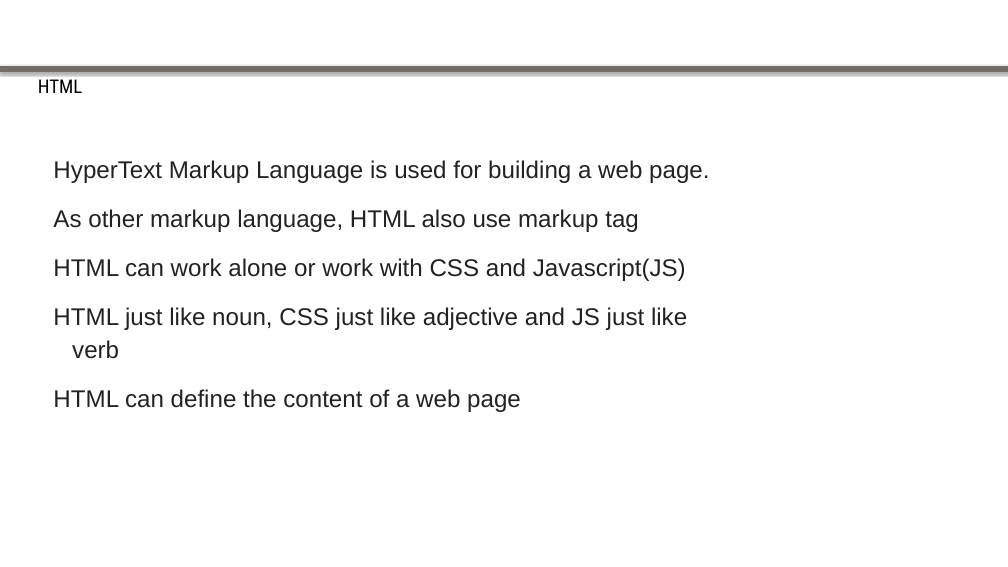
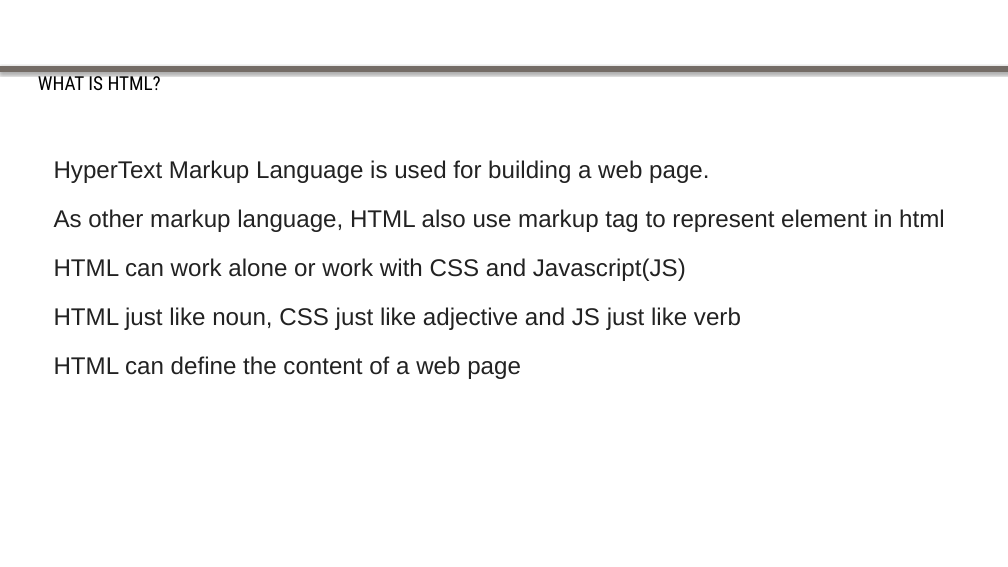
Before and after one commit to goldironhack/2017-Purdue-IronHack-Tutorials, a slide deck: slide 3 of session1/HTML CSS & Github Tutorial.pptx. Drawn at 1008x567 pixels with LibreOffice and Linux fonts; fonts in the diff are those of the drawing; background and template pictures are left out. Boxes give left, top, right and bottom in pixels: in the first picture for what was removed or moved away, otherwise in the second. Text is boxed around its words. In the diff, an @@ line names an element or a change of style, - is before the commit and + after.

Commit message:
add more content to first slide

```diff
--- a/session1/HTML CSS & Github Tutorial.pptx
+++ b/session1/HTML CSS & Github Tutorial.pptx
@@ text at (38, 73, 161, 90): text changed; size 18 to 18.2 pt @@
-HTML
+WHAT IS HTML?
@@ text at (54, 160, 741, 379): indent changed @@
@@ text at (54, 209, 945, 232): text changed @@
-As other markup language, HTML also use markup tag
+As other markup language, HTML also use markup tag to represent element in html
```
Also in this commit, not shown: 9 other slides changed, 5 slides added.
